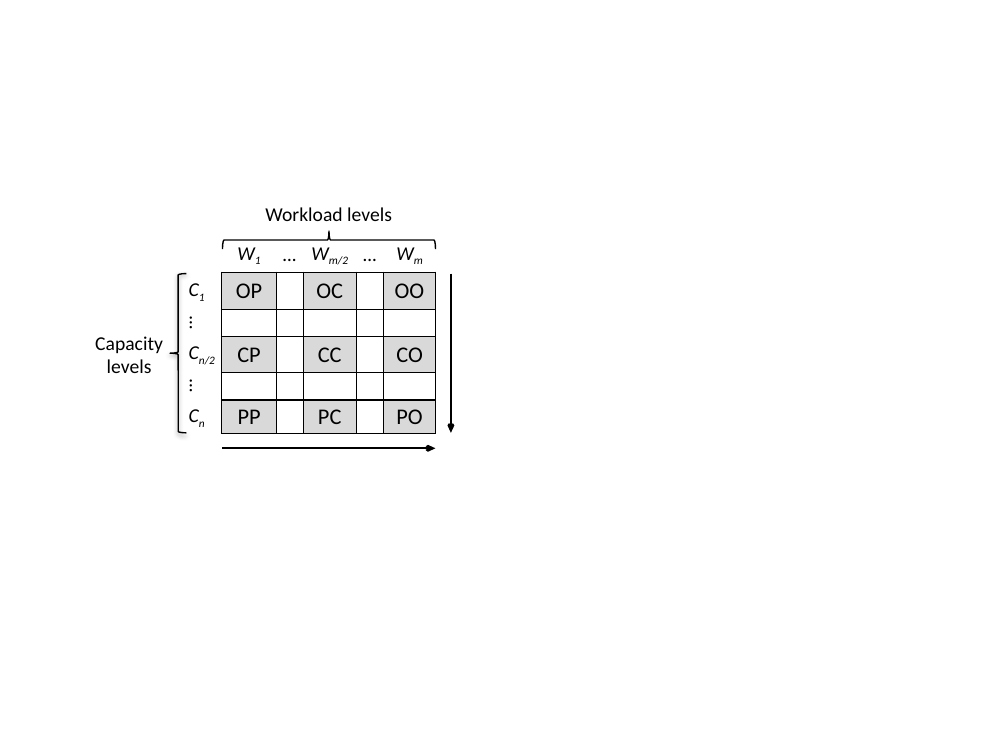
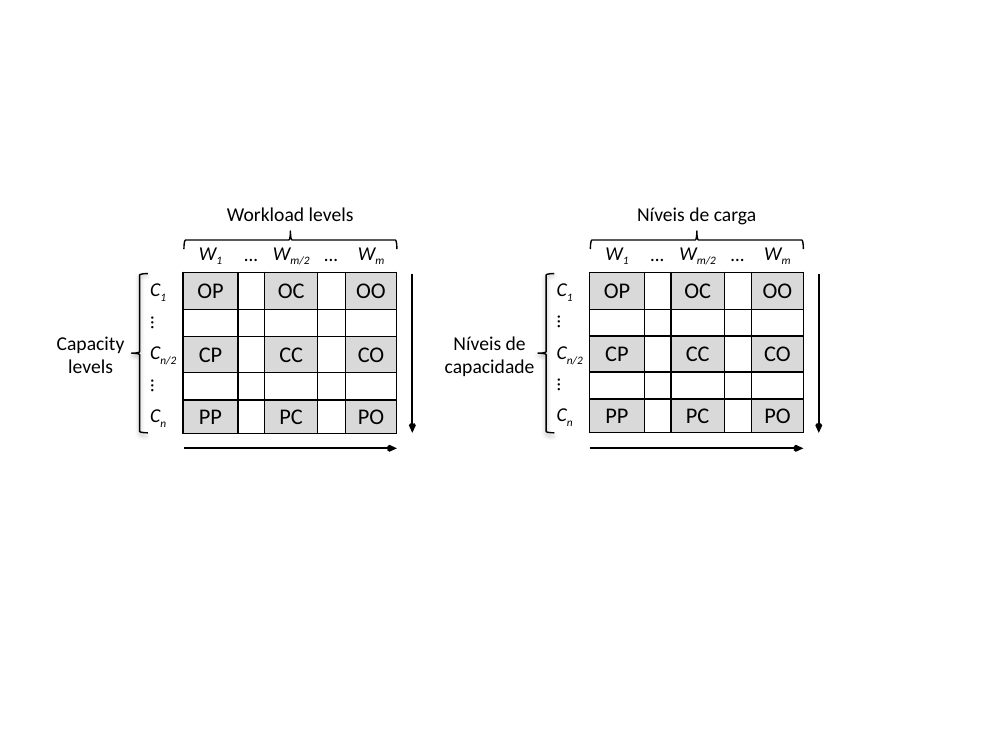
Before and after one commit to marcelocg/Dissertacao, a slide deck: slide 1 of Diagramas/cloud-capacitor-figuras.pptx. Drawn at 1008x756 pixels with LibreOffice and Linux fonts; fonts in the diff are those of the drawing. Boxes give left, top, right and bottom in pixels: in the first picture for what was removed or moved away, otherwise in the second. Text is boxed around its words. In the diff, an @@ line names an element or a change of style, - is before the commit and + after.

```diff
--- a/Diagramas/cloud-capacitor-figuras.pptx
+++ b/Diagramas/cloud-capacitor-figuras.pptx
@@ text added at (637, 207, 756, 225), 14 pt, text #000000 @@
+Níveis de carga
@@ table added at (552, 237, 803, 432), 6 rows, 6 columns @@
+ | W1 | … | Wm/2 | … | Wm
+C1 | OP |  | OC |  | OO
+… |  |  |  |  | 
+Cn/2 | CP |  | CC |  | CO
+… |  |  |  |  | 
+Cn | PP |  | PC |  | PO
@@ left brace added at (590, 230, 803, 248), outline #000000 1 pt @@
@@ left brace added at (538, 273, 554, 432), outline #000000 1 pt @@
@@ arrow added from (818, 273) to (818, 432), #000000 1.5 pt @@
@@ text added at (445, 336, 535, 376), 14 pt, text #000000 @@
+Níveis de capacidade
@@ 2 texts, 2 arrows, 2 left braces, 1 table: place and size @@
-2 texts, 2 arrows, 2 left braces, 1 table at (95, 207, 451, 449)
+2 texts, 2 arrows, 2 left braces, 1 table at (57, 207, 412, 449)
@@ arrow added from (591, 449) to (803, 449), #000000 1.5 pt @@
```
Also in this commit, not shown: 2 other slides changed, 1 slide added, 5 other files.
